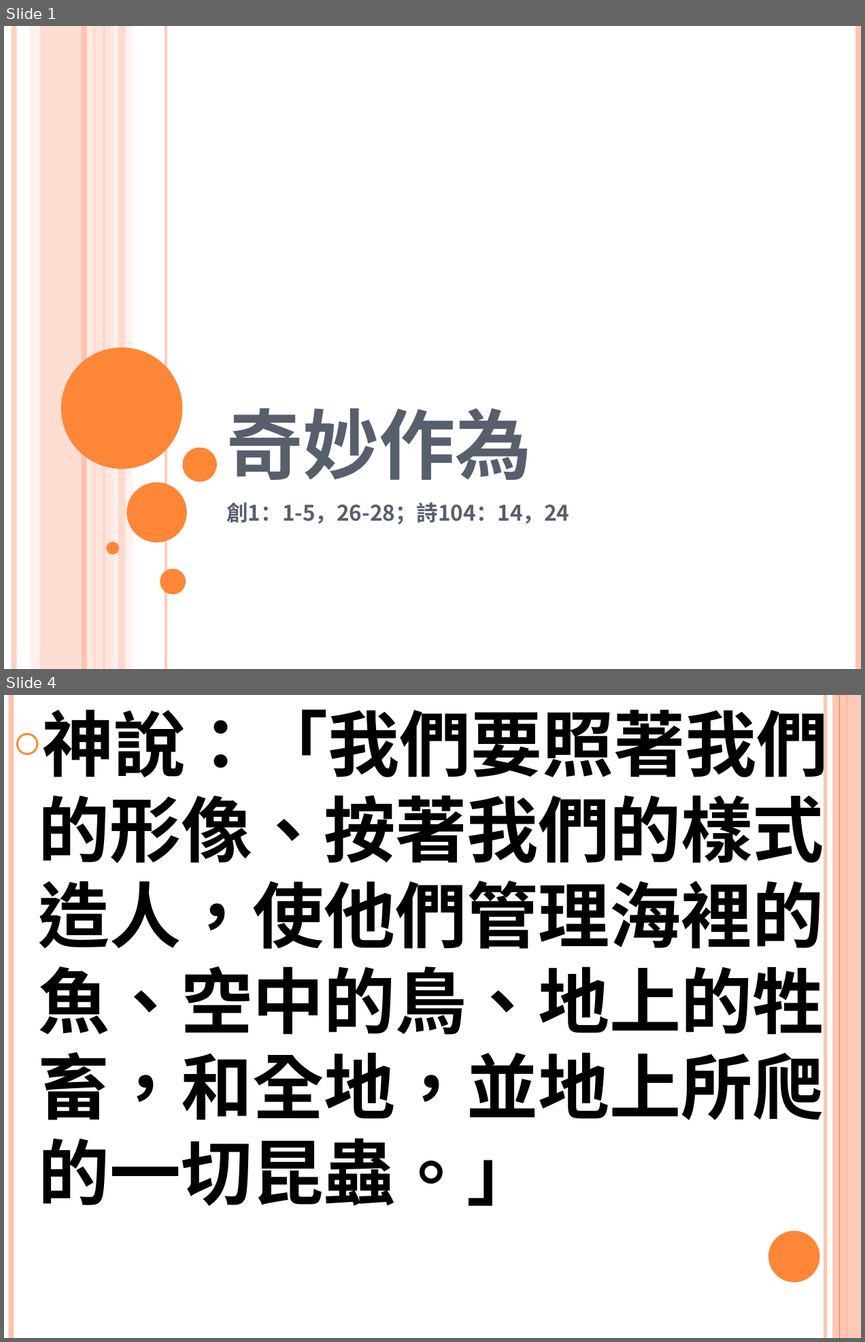
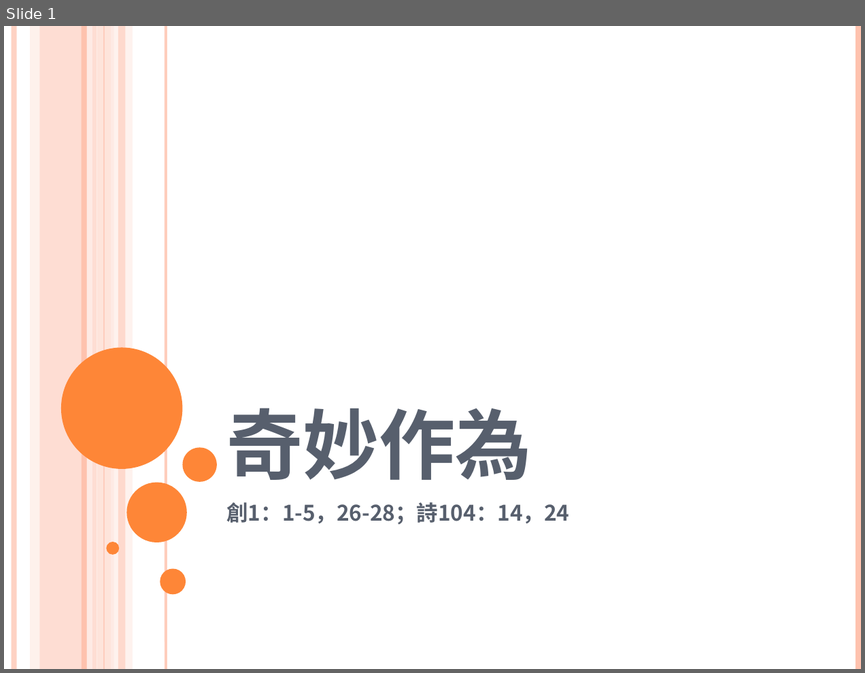
Before and after one commit to batisuoc/worship-resources, a slide deck: 2奇妙作為.pptx. Shown one above the other, each under a label of ours: slides 1 and 4 before the commit, slide 1 after it; the slides between them are not shown. The pictures are 865x1342 and 865x673 pixels, drawn with LibreOffice and Linux fonts; fonts in the diff are those of the drawing. Boxes give left, top, right and bottom in pixels: in the first picture for what was removed or moved away, otherwise in the second. Text is boxed around its words. In the diff, an @@ line names an element or a change of style, - is before the commit and + after.

```diff
--- a/2奇妙作為.pptx
+++ b/2奇妙作為.pptx
@@ slide 4 removed at <box>4,695,861,1338</box>, background #FFFFFF @@
@@ line removed from (11, 695) to (11, 1338) @@
@@ text removed at <box>38,698,828,1206</box> @@
-○ 神說：「我們要照著我們的形像、按著我們的樣式造人，使他們管理海裡的魚、空中的鳥、地上的牲畜，和全地，並地上所爬的一切昆蟲。」
@@ line removed from (825, 695) to (825, 1338) @@
@@ rectangle removed at <box>832,695,861,1338</box> @@
@@ line removed from (839, 695) to (839, 1338) @@
@@ line removed from (847, 695) to (847, 1338) @@
@@ ellipse removed at <box>768,1231,820,1282</box> @@
```
Also in this commit, not shown: 4 slides changed, 8 other files.
